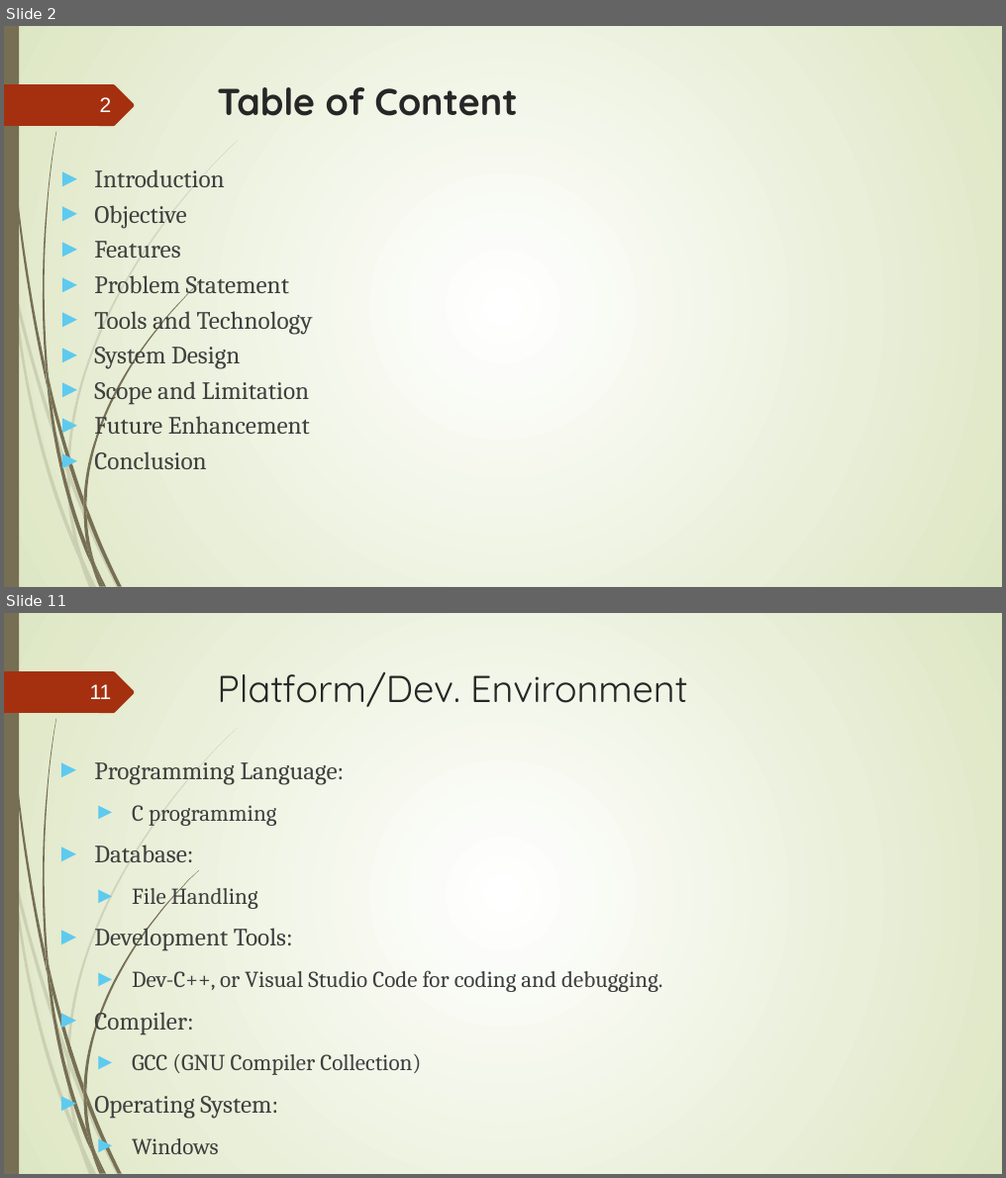
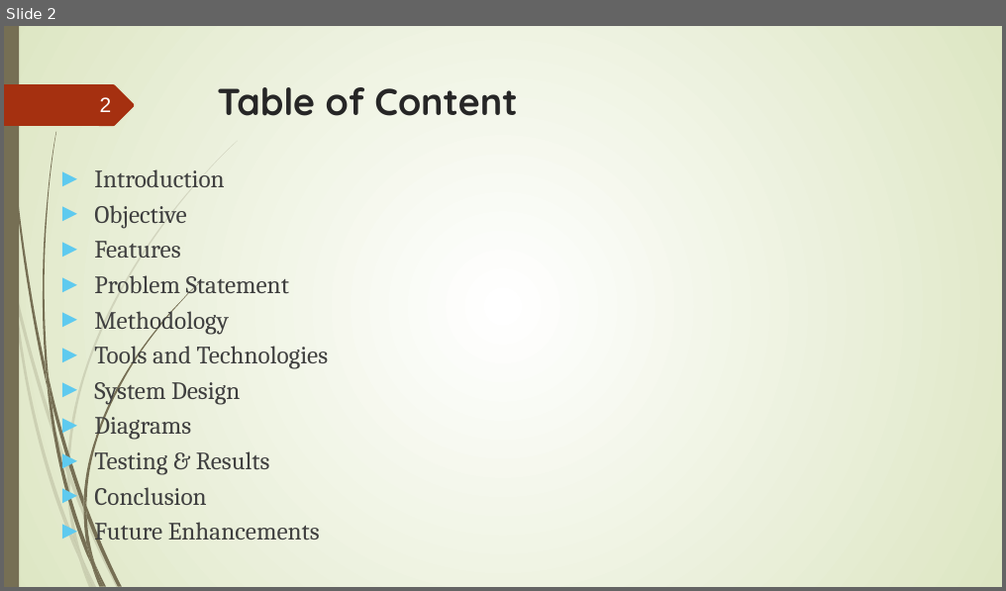
Before and after one commit to salimshre/Encryptor, a slide deck: Documentation/final -File Encryptor In C++.pptx. Shown one above the other, each under a label of ours: slides 2 and 11 before the commit, slide 2 after it; the slides between them are not shown. The pictures are 1006x1178 and 1006x591 pixels, drawn with LibreOffice and Linux fonts; fonts in the diff are those of the drawing. Boxes give left, top, right and bottom in pixels: in the first picture for what was removed or moved away, otherwise in the second. Text is boxed around its words. In the diff, an @@ line names an element or a change of style, - is before the commit and + after.

```diff
--- a/Documentation/final -File Encryptor In C++.pptx
+++ b/Documentation/final -File Encryptor In C++.pptx
@@ slide 11 removed at [4, 613, 1002, 1174], background gradient #FFFFFF to #DDE6C3; not listed: 24 template elements that a slide beside it also shows @@
@@ page number removed at [90, 684, 112, 699] @@
-11
@@ title removed at [217, 672, 687, 707] @@
-Platform/Dev. Environment
@@ text removed at [94, 762, 663, 1155] @@
-► Programming Language:
-  ► C programming
-► Database:
-  ► File Handling
-► Development Tools:
-  ► Dev-C++, or Visual Studio Code for coding and debugging.
-► Compiler:
-  ► GCC (GNU Compiler Collection)
-► Operating System:
-  ► Windows
@@ slide 2 changed as well @@
@@ text at [94, 306, 329, 370]: text changed @@
-► Tools and Technology
+► Methodology
+► Tools and Technologies
@@ text at [94, 411, 270, 475]: text changed @@
-► Scope and Limitation
-► Future Enhancement
+► Diagrams
+► Testing & Results
@@ text at [94, 522, 320, 546]: paragraph added @@
+► Future Enhancements
```
Also in this commit, not shown: 1 other slide changed, 12 slides added, 10 other slides removed, 2 other files.
